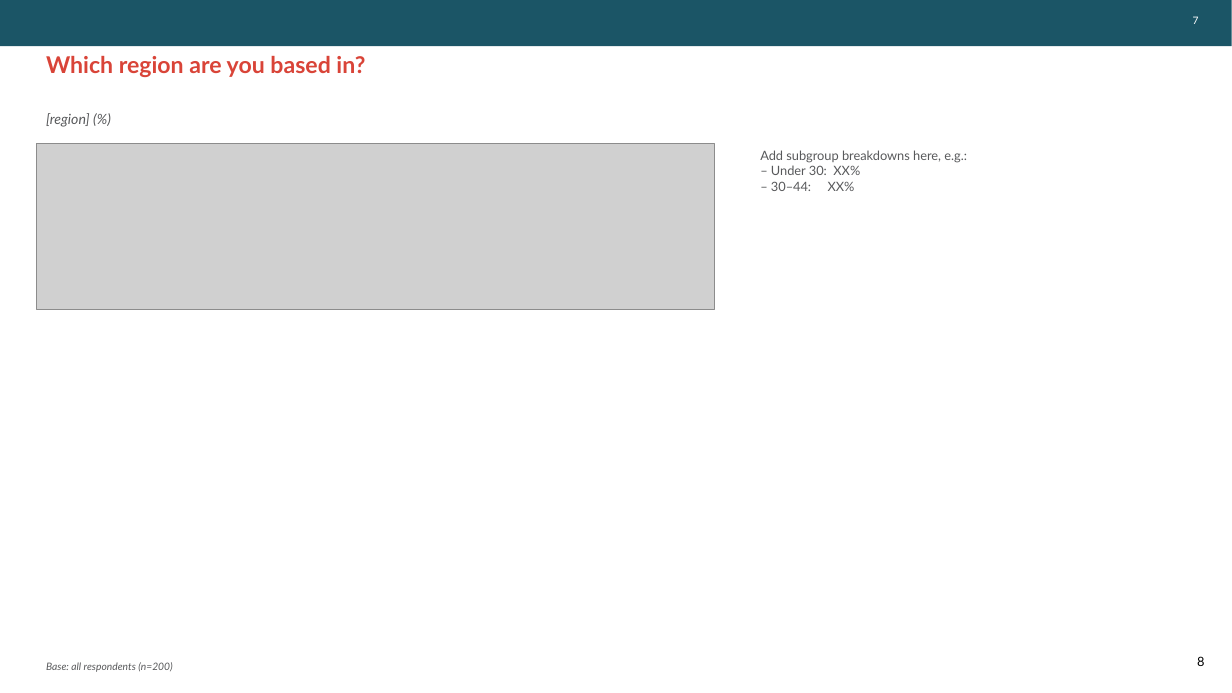
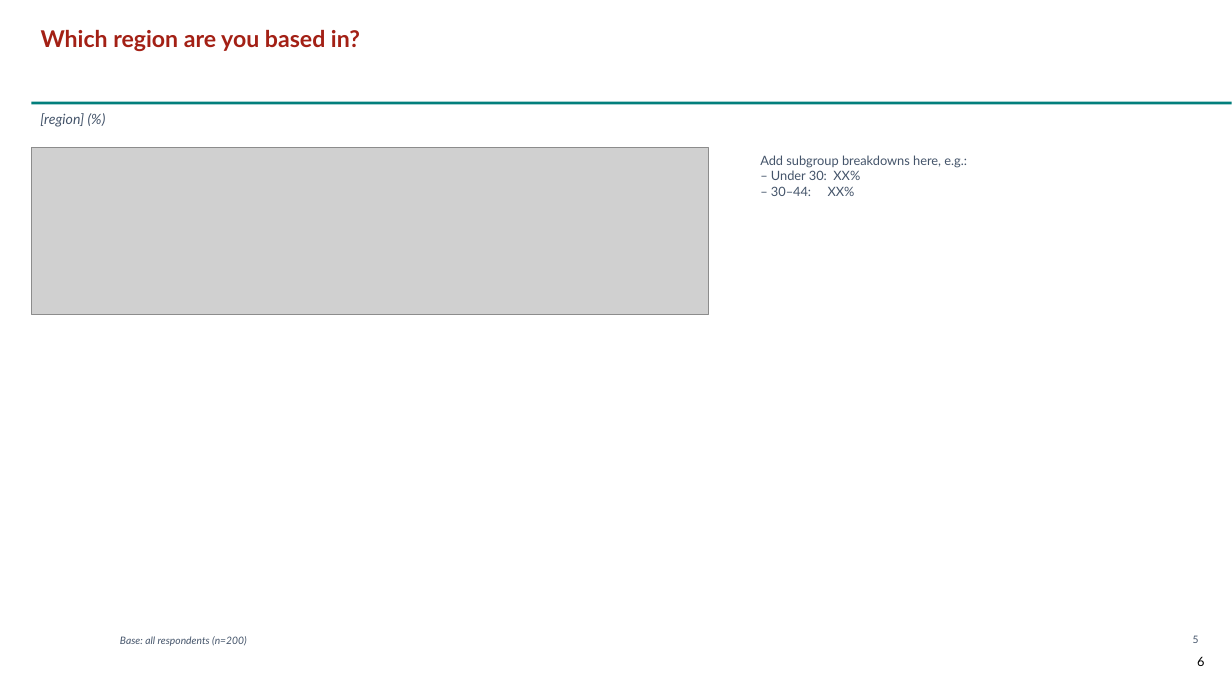
Before and after one commit to ThomasB4242/Test-1, a slide deck: slide 6 of sample_data/output.pptx (slide 8 before the commit). Drawn at 1232x693 pixels with LibreOffice and Linux fonts; fonts in the diff are those of the drawing; grey boxes stand for pictures; background and template pictures are left out. Boxes give left, top, right and bottom in pixels: in the first picture for what was removed or moved away, otherwise in the second. Text is boxed around its words. In the diff, an @@ line names an element or a change of style, - is before the commit and + after.

```diff
--- a/sample_data/output.pptx
+++ b/sample_data/output.pptx
@@ text "Which region are you based ...": place and size @@
-text "Which region are you based ..." at bbox=[46, 56, 365, 77]
+text "Which region are you based ..." at bbox=[41, 29, 360, 51]
@@ text "Which region are you based ..." at bbox=[41, 29, 360, 51]: text colour #D94438 to #A32015 @@
@@ text removed at bbox=[1193, 16, 1199, 24] @@
-7
@@ text colour #58595B to #44546A in 3 elements at bbox=[760, 155, 967, 196], bbox=[120, 636, 247, 646], bbox=[40, 113, 84, 127] @@
@@ rectangle: place and size @@
-rectangle at bbox=[0, 0, 1232, 46]
+rectangle at bbox=[31, 102, 1232, 104]
@@ rectangle at bbox=[31, 102, 1232, 104]: fill #1B5566 to #027F7C @@
@@ picture: place and size @@
-picture at bbox=[37, 143, 714, 310]
+picture at bbox=[31, 148, 709, 314]
@@ text "Base: all respondents (n=200)": place and size @@
-text "Base: all respondents (n=200)" at bbox=[46, 662, 173, 672]
+text "Base: all respondents (n=200)" at bbox=[120, 636, 247, 646]
@@ text added at bbox=[1193, 635, 1199, 643], 8 pt, text #44546A @@
+5
@@ page number at bbox=[1197, 657, 1204, 666]: text changed @@
-8
+6
```
Also in this commit, not shown: 5 other slides changed, 1 slide added, 3 slides removed, 3 other files.
